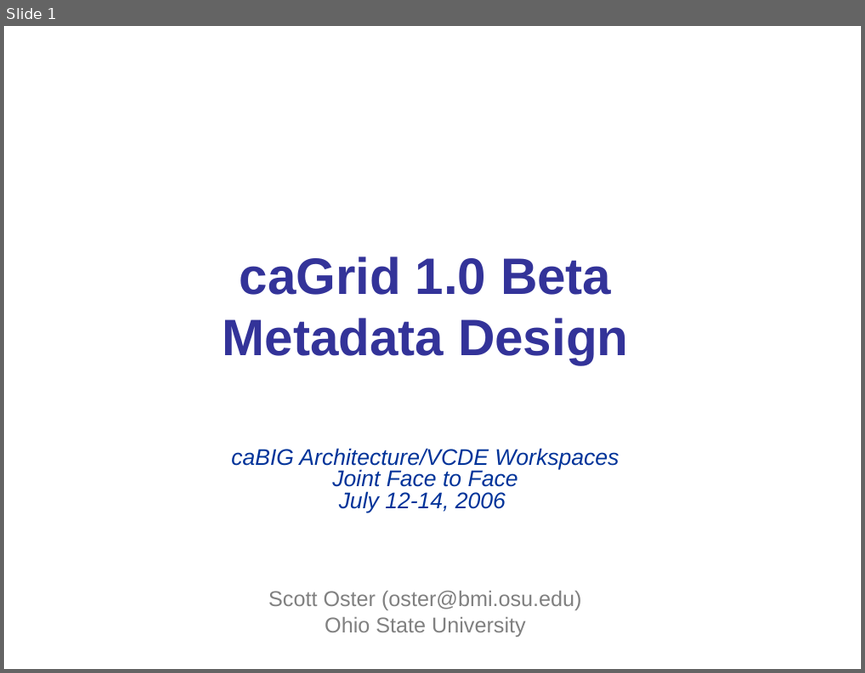
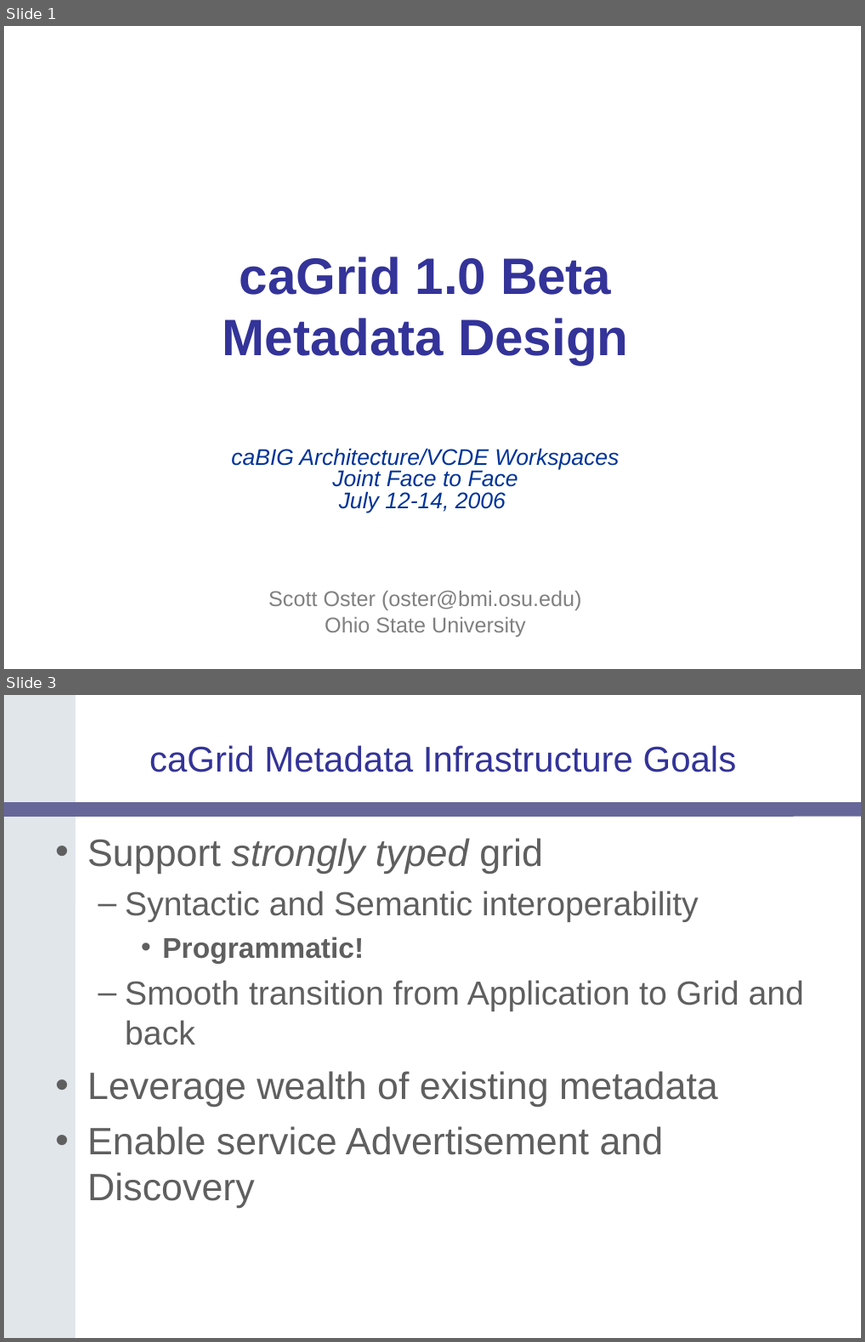
Before and after one commit to NCIP/cagrid-docs, a slide deck: presentations/200607_VCDE_ARCH/caGrid-1.0_Beta_Metadata.ppt. Shown one above the other, each under a label of ours: slide 1 before the commit, slides 1 and 3 after it; the slides between them are not shown. The pictures are 865x673 and 865x1342 pixels, drawn with LibreOffice and Linux fonts; fonts in the diff are those of the drawing; background and template pictures are left out. Boxes give left, top, right and bottom in pixels: in the first picture for what was removed or moved away, otherwise in the second. Text is boxed around its words. In the diff, an @@ line names an element or a change of style, - is before the commit and + after.

```diff
--- a/presentations/200607_VCDE_ARCH/caGrid-1.0_Beta_Metadata.ppt
+++ b/presentations/200607_VCDE_ARCH/caGrid-1.0_Beta_Metadata.ppt
@@ slide 3 added at <box>4,695,861,1338</box>, background #FFFFFF @@
@@ freeform shape added at <box>4,695,75,1338</box>, fill #E1E6EB @@
@@ title added at <box>149,745,737,772</box>, 30 pt, text #333399 @@
+caGrid Metadata Infrastructure Goals
@@ rounded rectangle added at <box>4,802,861,817</box>, fill #666699 @@
@@ text added at <box>87,838,804,1208</box>, 32 pt, text #5F5F5F @@
+• Support strongly typed grid
+  – Syntactic and Semantic interoperability
+    • Programmatic!
+  – Smooth transition from Application to Grid and back
+• Leverage wealth of existing metadata
+• Enable service Advertisement and Discovery
```
Also in this commit, not shown: 41 other slides added, 1 slide removed.
